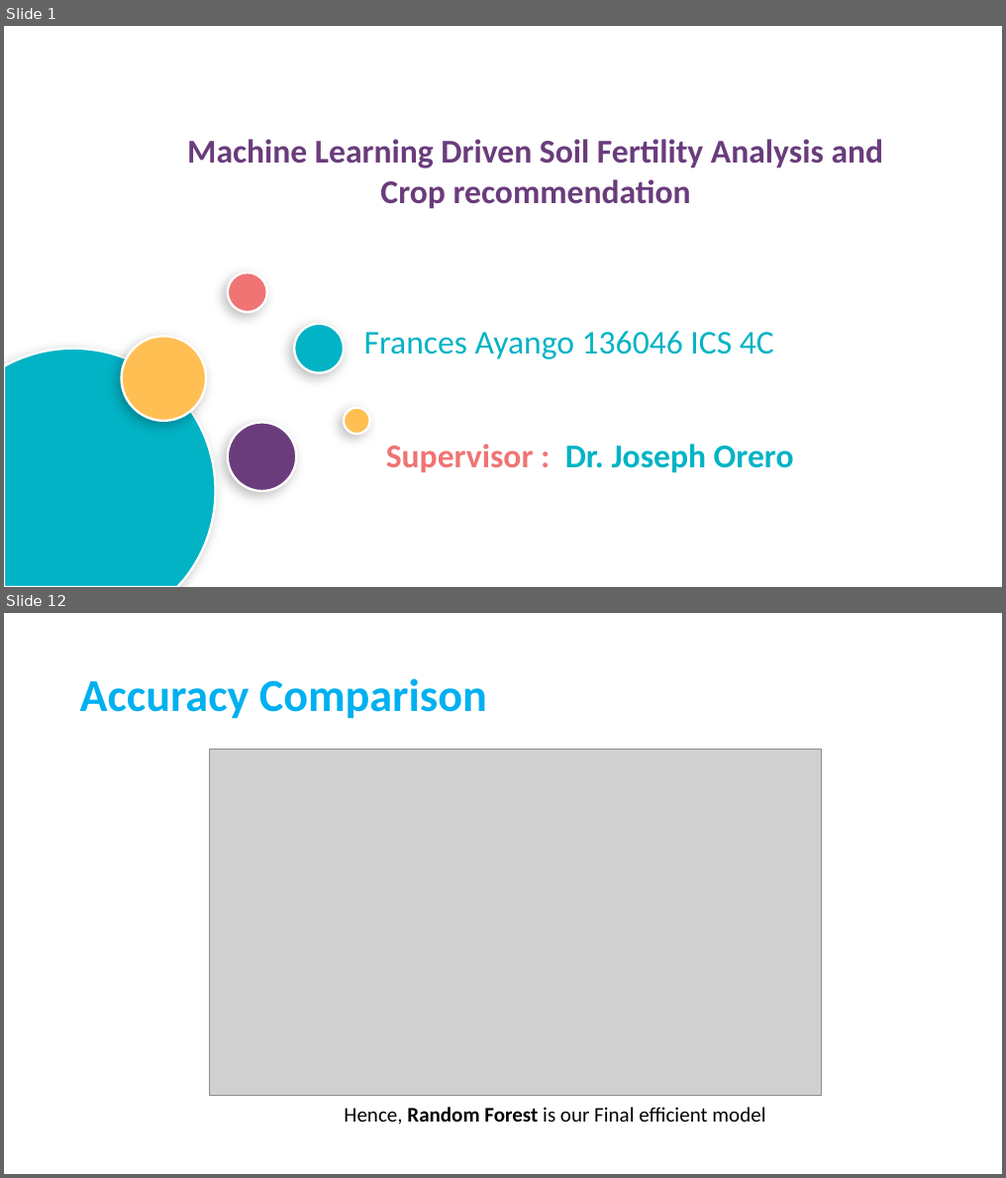
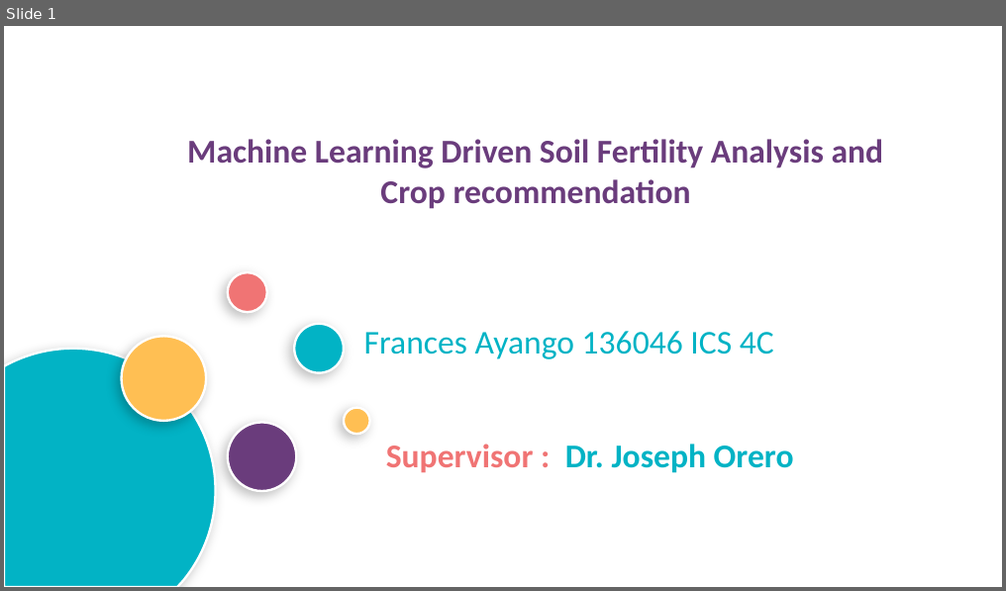
Before and after one commit to frances22-cloud/Soil-Fertility-Analysis, a slide deck: ppt.pptx. Shown one above the other, each under a label of ours: slides 1 and 12 before the commit, slide 1 after it; the slides between them are not shown. The pictures are 1006x1178 and 1006x591 pixels, drawn with LibreOffice and Linux fonts; fonts in the diff are those of the drawing; grey boxes stand for pictures; background and template pictures are left out. Boxes give left, top, right and bottom in pixels: in the first picture for what was removed or moved away, otherwise in the second. Text is boxed around its words. In the diff, an @@ line names an element or a change of style, - is before the commit and + after.

```diff
--- a/ppt.pptx
+++ b/ppt.pptx
@@ slide 12 removed at (x1=4, y1=613, x2=1002, y2=1174), background picture (left out) @@
@@ title removed at (x1=80, y1=678, x2=487, y2=719) @@
-Accuracy Comparison
@@ picture removed at (x1=210, y1=750, x2=822, y2=1095) @@
@@ text removed at (x1=344, y1=1107, x2=765, y2=1125) @@
-Hence, Random Forest is our Final efficient model
```
Also in this commit, not shown: 3 slides changed, 3 slides added, 11 other slides removed, 24 other files.
